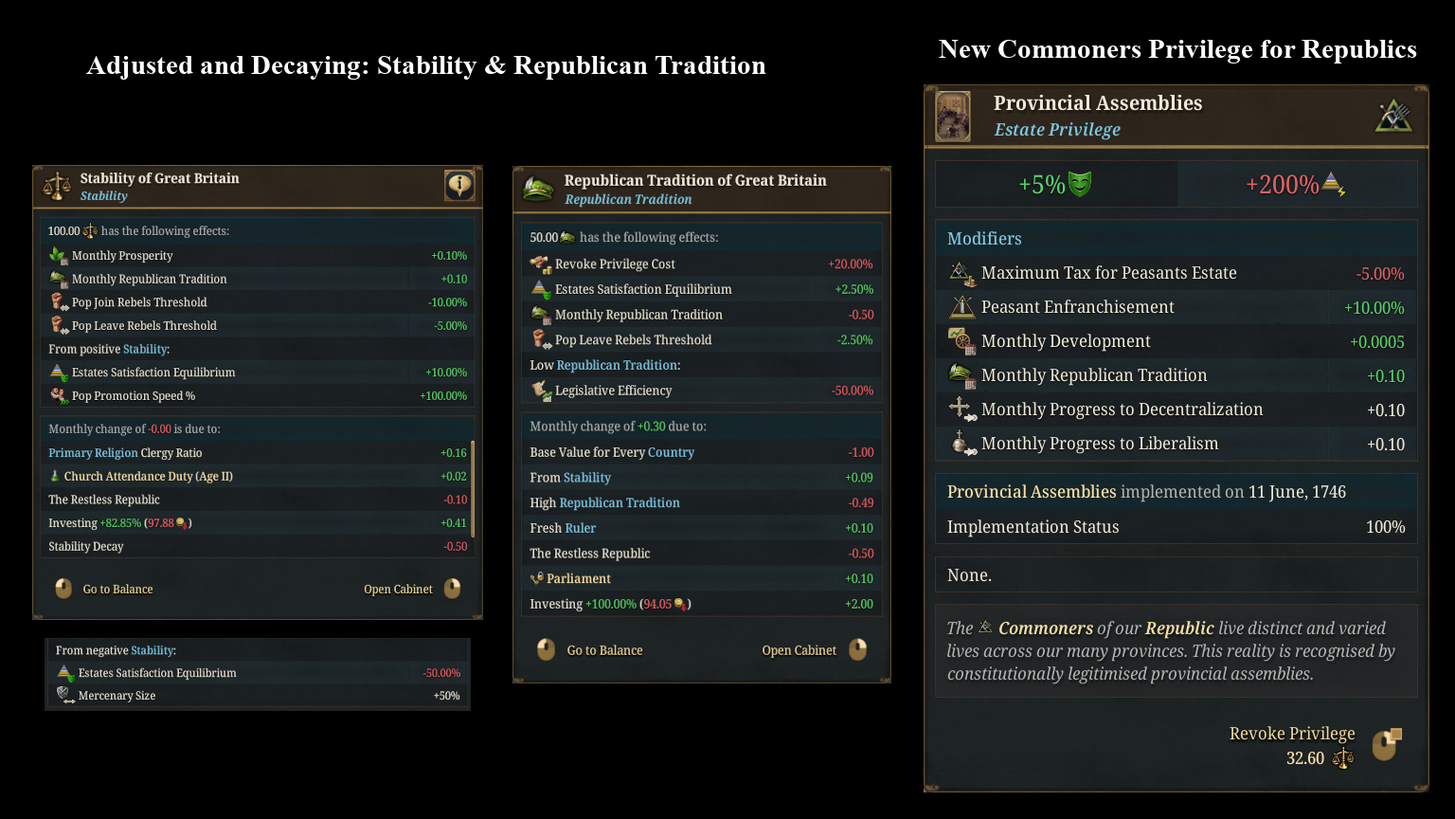
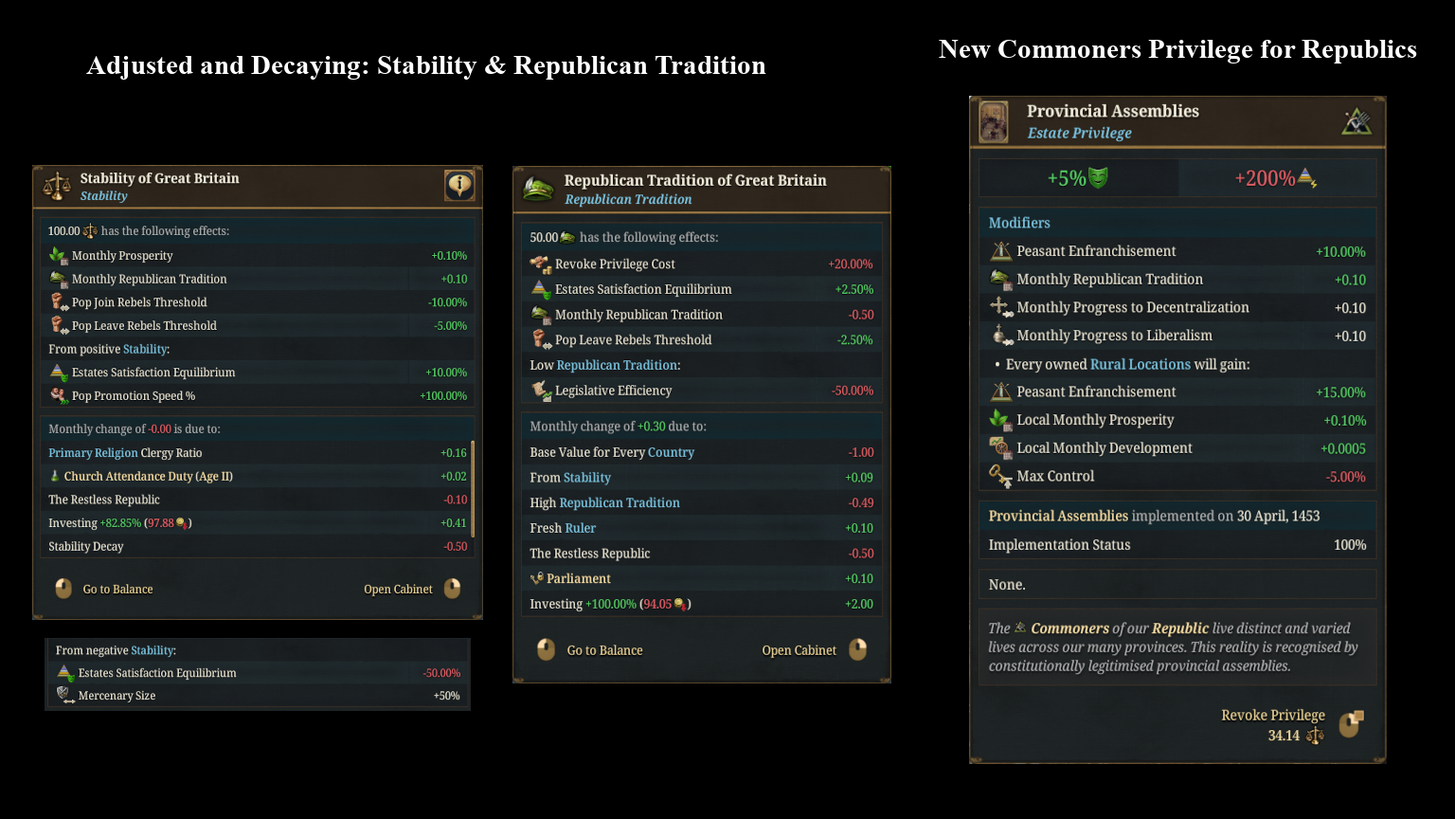
Two versions of the same layered image (1455x819). Layer-by-layer changes:
painted on "Pasted Layer #2" over [923, 84, 1430, 793]
